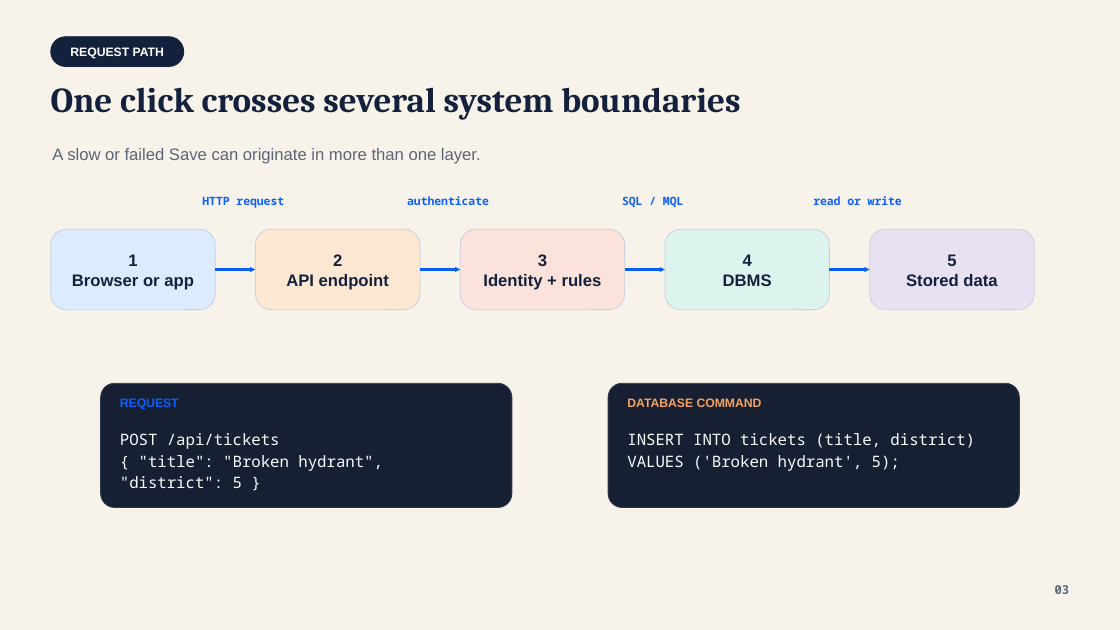
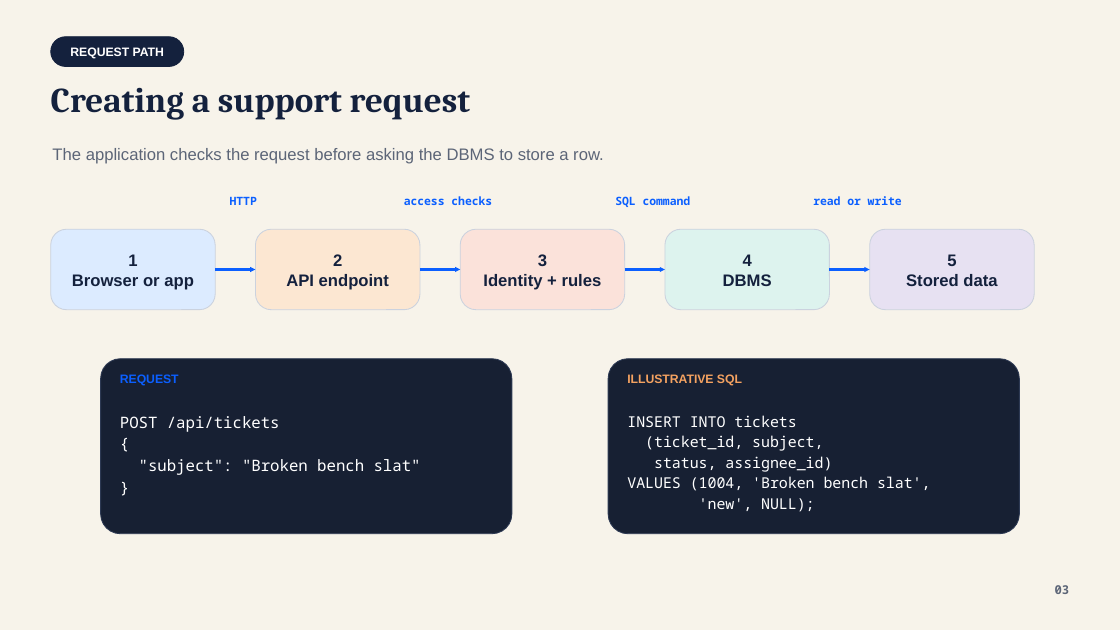
Before and after one commit to lolusername/CST4714_DB_admin, a slide deck: slide 3 of week_01/week_01_responsibility_relational_thinking.pptx. Drawn at 1120x630 pixels with LibreOffice and Linux fonts; fonts in the diff are those of the drawing. Boxes give left, top, right and bottom in pixels: in the first picture for what was removed or moved away, otherwise in the second. Text is boxed around its words. In the diff, an @@ line names an element or a change of style, - is before the commit and + after.

Commit message:
Teach Week 1 through a tested missing-request case

```diff
--- a/week_01/week_01_responsibility_relational_thinking.pptx
+++ b/week_01/week_01_responsibility_relational_thinking.pptx
@@ text at (x1=51, y1=87, x2=470, y2=120): text changed @@
-One click crosses several system boundaries
+Creating a support request
@@ text at (x1=52, y1=148, x2=604, y2=164): text changed @@
-A slow or failed Save can originate in more than one layer.
+The application checks the request before asking the DBMS to store a row.
@@ text at (x1=230, y1=196, x2=257, y2=205): text changed @@
-HTTP request
+HTTP
@@ text at (x1=404, y1=196, x2=492, y2=205): text changed @@
-authenticate
+access checks
@@ text at (x1=615, y1=196, x2=691, y2=207): text changed @@
-SQL / MQL
+SQL command
@@ rounded rectangle resized from (x1=101, y1=383, x2=513, y2=507) to (x1=101, y1=359, x2=513, y2=534) @@
@@ rounded rectangle resized from (x1=608, y1=383, x2=1020, y2=507) to (x1=608, y1=359, x2=1020, y2=534) @@
@@ text "REQUEST" moved from (x1=120, y1=398, x2=179, y2=410) to (x1=120, y1=374, x2=179, y2=386) @@
@@ text added at (x1=627, y1=374, x2=742, y2=386), 10.5 pt, text #F4A261, bold @@
+ILLUSTRATIVE SQL
@@ text at (x1=120, y1=416, x2=280, y2=432): text colour #F8FAFC to #FFFFFF in "POST /api/tickets" @@
@@ text "POST /api/tickets" moved from (x1=120, y1=433, x2=383, y2=488) to (x1=120, y1=416, x2=421, y2=475) @@
@@ text at (x1=627, y1=415, x2=931, y2=512): text changed; size 13.5 to 12.8 pt; text colour #F8FAFC to #FFFFFF @@
-INSERT INTO tickets (title, district)
-VALUES ('Broken hydrant', 5);
+INSERT INTO tickets
+(ticket_id, subject,
+status, assignee_id)
+VALUES (1004, 'Broken bench slat',
+'new', NULL);
@@ text removed at (x1=627, y1=398, x2=762, y2=407) @@
-DATABASE COMMAND
@@ text at (x1=139, y1=459, x2=421, y2=475): text changed; text colour #F8FAFC to #FFFFFF @@
-{ "title": "Broken hydrant", "district": 5 }
+{
+"subject": "Broken bench slat"
+}
```
Also in this commit, not shown: 14 other slides changed, 1 slide added, 1 slide removed, 4 other files.
